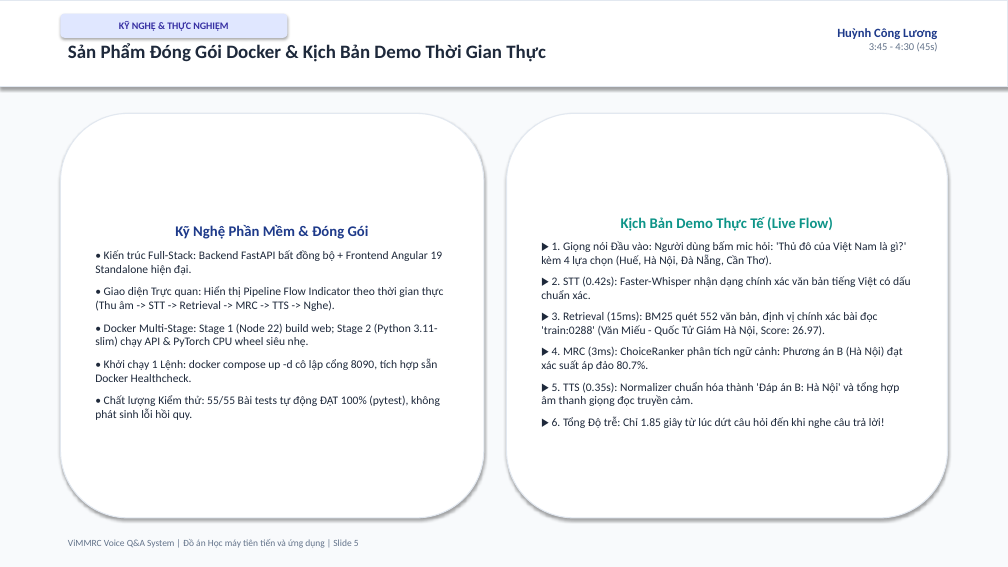
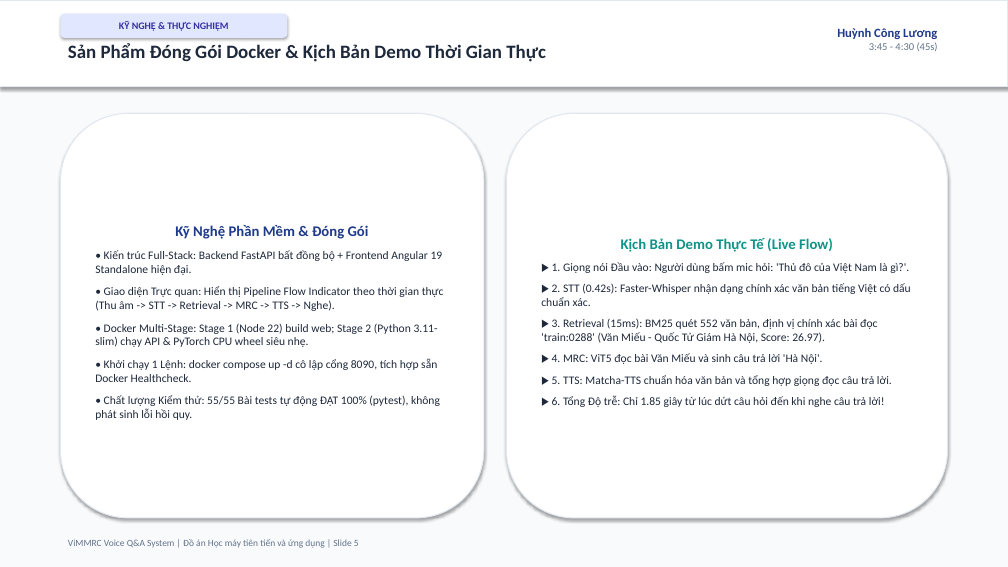
Before and after one commit to ngohuy04022000/vimmrc-qa-voice, a slide deck: slide 5 of docs/ViMMRC_Presentation_5min.pptx. Drawn at 1008x567 pixels with LibreOffice and Linux fonts; fonts in the diff are those of the drawing. Boxes give left, top, right and bottom in pixels: in the first picture for what was removed or moved away, otherwise in the second. Text is boxed around its words. In the diff, an @@ line names an element or a change of style, - is before the commit and + after.

```diff
--- a/docs/ViMMRC_Presentation_5min.pptx
+++ b/docs/ViMMRC_Presentation_5min.pptx
@@ text in rounded rectangle at (552, 262, 909, 273): text changed @@
-▶ 1. Giọng nói Đầu vào: Người dùng bấm mic hỏi: 'Thủ đô của Việt Nam là gì?' kèm 4 lựa chọn (Huế, Hà Nội, Đà Nẵng, Cần Thơ).
+▶ 1. Giọng nói Đầu vào: Người dùng bấm mic hỏi: 'Thủ đô của Việt Nam là gì?'.
@@ text in rounded rectangle at (552, 353, 823, 364): text changed @@
-▶ 4. MRC (3ms): ChoiceRanker phân tích ngữ cảnh: Phương án B (Hà Nội) đạt xác suất áp đảo 80.7%.
-▶ 5. TTS (0.35s): Normalizer chuẩn hóa thành 'Đáp án B: Hà Nội' và tổng hợp âm thanh giọng đọc truyền cảm.
+▶ 4. MRC: ViT5 đọc bài Văn Miếu và sinh câu trả lời 'Hà Nội'.
+▶ 5. TTS: Matcha-TTS chuẩn hóa văn bản và tổng hợp giọng đọc câu trả lời.
```
Also in this commit, not shown: 4 other slides changed, 17 other files.
